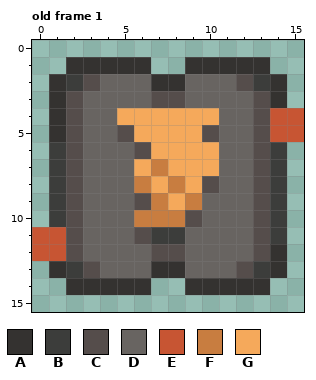
Two states of a pixel-art file, Assets/Art/MapObjects/EnergySpace.aseprite. That is the earlier state.
16x16 pixels, 1 frame. Shown: old frame 1. The commit also changed other frames, which this record leaves out.
Visible layers, top first: "Layer 2", "Layer", "Layer 1".
Palette (. is transparent): A #343230  B #3c3d3b  C #554d4b  D #686461  E #c75533  F #c87d40  G #f5a95b
Pixels before, old frame 1, first column x 0:
 1 ..AAAAA..AAAAA..
 2 .ABCDDDAADDDCBA.
 3 .ACDDDDCCDDDDCA.
 4 .ACDDGGGGGGDDCEE
 5 .ACDDCGGGGCDDCEE
 6 .BCDDDCGGGGDDCB.
 7 .BCDDDGFGGGDDCB.
 8 .BCDDDFGFGCDDCB.
 9 .BCDDDCFGFDDDCB.
10 .BCDDDFFFCDDDCB.
11 EECDDDCBBDDDDCB.
12 EECDDDDCCDDDDCA.
13 .ABCDDDAADDDCBA.
14 ..AAAAA..AAAAA..
Once edited:
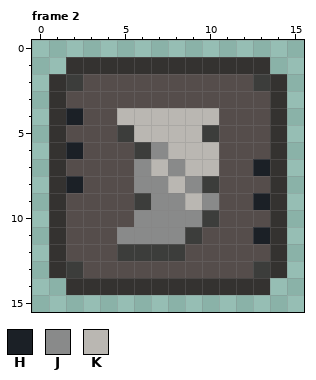
Colours new in this view: H #1b2026  J #898a8a  K #bab7b2
A new or re-ordered frame is compared with the old frame closest to it.
The exact change:
frames 1 -> 2
layer "Layer" removed
Changed rows in their new state; - is an unchanged pixel.
Frame 2 is new; against old frame 1, layers "Layer 2", "Layer 1":
first column x 0:
 1 -------AA-------
 2 ----CCCCCCCC----
 3 ---CCCC--CCCC---
 4 --HCCKKKKKKCC-A.
 5 ---CCBKKKKBCC-A.
 6 -AHCCCBJKKKCC-A-
 7 -A-CCCJKJKKCCHA-
 8 -AHCCCJJKJBCC-A-
 9 -A-CCCBJJKJCCHA-
10 -A-CCCJJJJBCC-A-
11 .A-CCJJJJBCCCHA-
12 .A-CCBBBBCCCC---
13 ----CCCCCCCC----
14 -------AA-------
